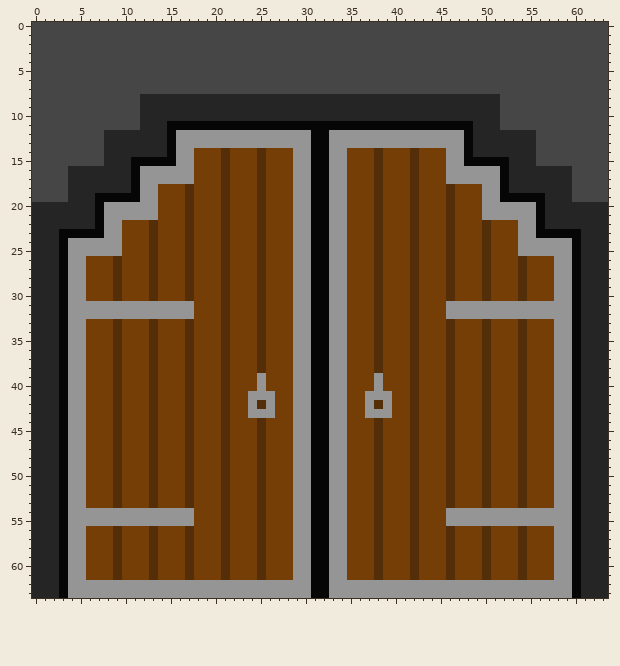
Pixel-art sprite -- Assets/Arts/Door.png. Above, as it was before the edit.
The file is 64x64 pixels.
Once edited:
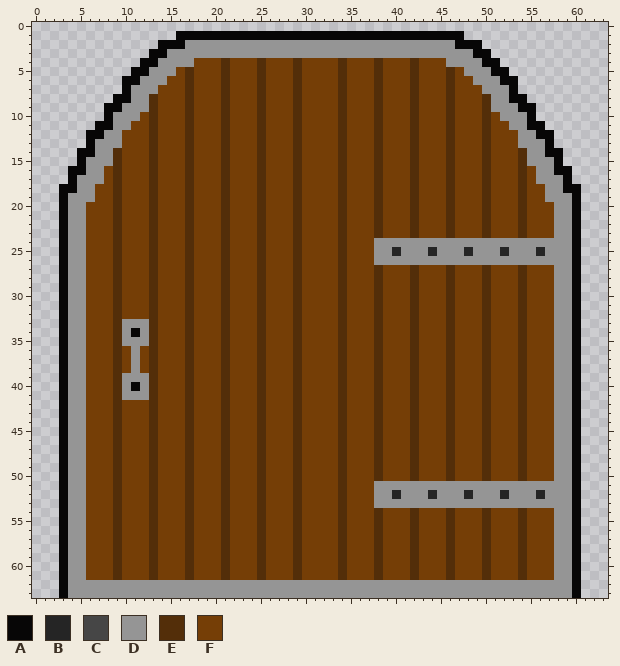
Palette (. is transparent): A #070606  B #252525  C #464646  D #959595  E #532e09  F #753e06
Diff:
Changed rows in their new state; - is an unchanged pixel.
first column x 0:
 0 ................................................................
 1 ................AAAAAAAAAAAAAAAAAAAAAAAAAAAAAAAA................
 2 ..............AAADDDDDDDDDDDDDDDDDDDDDDDDDDDDDDAAA..............
 3 .............AADDDDDDDDDDDDDDDDDDDDDDDDDDDDDDDDDDAA.............
 4 ............AADDDDFFFEFFFEFFFEFFFFEFFFEFFFEFFFDDDDAA............
 5 ...........AADDDFEFFFEFFFEFFFEFFFFEFFFEFFFEFFFEFDDDAA...........
 6 ..........AADDDFFEFFFEFFFEFFFEFFFFEFFFEFFFEFFFEFFDDDAA..........
 7 ..........ADDDFFFEFFFEFFFEFFFEFFFFEFFFEFFFEFFFEFFFDDDA..........
 8 .........AADDEFFFEFFFEFFFEFFFEFFFFEFFFEFFFEFFFEFFFEDDAA.........
 9 ........AADDDEFFFEFFFEFFFEFFFEFFFFEFFFEFFFEFFFEFFFEDDDAA........
10 ........ADDDFEFFFEFFFEFFFEFFFEFFFFEFFFEFFFEFFFEFFFEFDDDA........
11 .......AADDFFEFFFEFFFEFFFEFFFEFFFFEFFFEFFFEFFFEFFFEFFDDAA.......
12 ......AADDFFFEFFFEFFFEFFFEFFFEFFFFEFFFEFFFEFFFEFFFEFFFDDAA......
13 ......ADDDFFFEFFFEFFFEFFFEFFFEFFFFEFFFEFFFEFFFEFFFEFFFDDDA......
14 .....AADDEFFFEFFFE-----------EFFFFE-----------EFFFEFFFEDDAA.....
15 .....ADDDEFFFEFFFE-----------EFFFFE-----------EFFFEFFFEDDDA.....
16 ....AADDFEFFFEFFFE-----------EFFFFE-----------EFFFEFFFEFDDAA....
17 ....ADDDFEFFFEFFFE-----------EFFFFE-----------EFFFEFFFEFDDDA....
18 ...AADDFFEFFFE---------------EFFFFE---------------EFFFEFFDDAA...
19 ...ADDDFFEFFFE---------------EFFFFE---------------EFFFEFFDDDA...
20 ...ADDFFFEFFFE---------------EFFFFE---------------EFFFEFFFDDA...
21 ...ADDFFFEFFFE---------------EFFFFE---------------EFFFEFFFDDA...
22 ...ADDFFFE-------------------EFFFFE-------------------EFFFDDA...
23 ...-DDFFFE-------------------EFFFFE-------------------EFFFDD-...
24 ...---FFFE-------------------EFFFFE---DDDDDDDDDDDDDDDD-------...
25 ...---FFFE-------------------EFFFFE---DDBDDDBDDDBDDDBD--B----...
26 ...--------------------------EFFFFE---DDDDDDDDDDDDDDDDDDDD---...
27 ...--------------------------EFFFFE--------------------------...
28 ...--------------------------EFFFFE--------------------------...
29 ...--------------------------EFFFFE--------------------------...
30 ...--------------------------EFFFFE--------------------------...
31 ...---FFFEFFFEFFFE-----------EFFFFE-----------EFFFEFFFEFFF---...
32 ...---FFFEFFFEFFFE-----------EFFFFE-----------EFFFEFFFEFFF---...
33 ...-------DDD----------------EFFFFE--------------------------...
34 ...-------DAD----------------EFFFFE--------------------------...
35 ...-------DDD----------------EFFFFE--------------------------...
36 ...--------D-----------------EFFFFE--------------------------...
37 ...--------D-----------------EFFFFE--------------------------...
38 ...--------D-----------------EFFFFE--------------------------...
39 ...-------DDD------------E---EFFFFE---E----------------------...
40 ...-------DAD------------E---EFFFFE---E----------------------...
41 ...-------DDD-----------FEF--EFFFFE--FEF---------------------...
42 ...---------------------F-F--EFFFFE--F-F---------------------...
43 ...---------------------FEF--EFFFFE--FEF---------------------...
44 ...--------------------------EFFFFE--------------------------...
45 ...--------------------------EFFFFE--------------------------...
46 ...--------------------------EFFFFE--------------------------...
47 ...--------------------------EFFFFE--------------------------...
48 ...--------------------------EFFFFE--------------------------...
49 ...--------------------------EFFFFE--------------------------...
50 ...--------------------------EFFFFE--------------------------...
51 ...--------------------------EFFFFE---DDDDDDDDDDDDDDDDDDDD---...
52 ...--------------------------EFFFFE---DDBDDDBDDDBDDDBDDDBD---...
53 ...--------------------------EFFFFE---DDDDDDDDDDDDDDDDDDDD---...
54 ...---FFFEFFFEFFFE-----------EFFFFE-----------EFFFEFFFEFFF---...
55 ...---FFFEFFFEFFFE-----------EFFFFE-----------EFFFEFFFEFFF---...
56 ...--------------------------EFFFFE--------------------------...
57 ...--------------------------EFFFFE--------------------------...
58 ...--------------------------EFFFFE--------------------------...
59 ...--------------------------EFFFFE--------------------------...
60 ...--------------------------EFFFFE--------------------------...
61 ...--------------------------EFFFFE--------------------------...
62 ...----------------------------DD----------------------------...
63 ...----------------------------DD----------------------------...
Pixel boxes of the changes (left, top, right, bottom) in both pictures:
changed: (32, 22, 608, 598)
